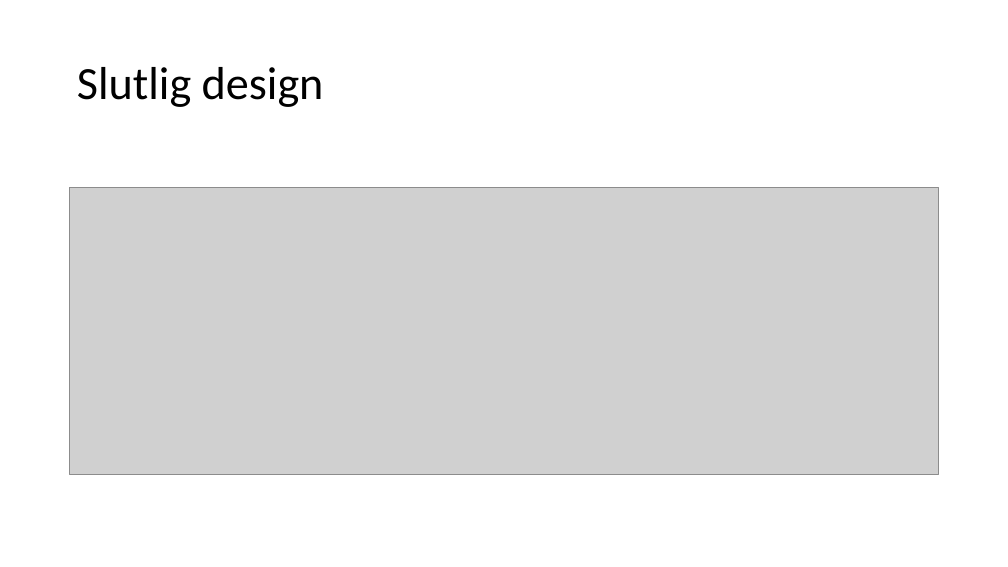
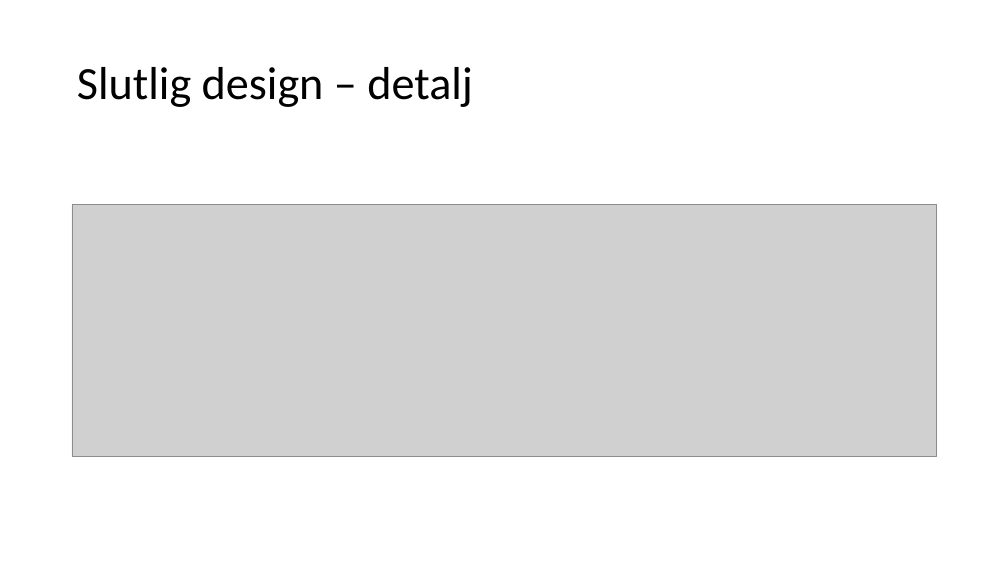
Before and after one commit to hampusidstam/InteGame, a slide deck: slide 4 of docs/Slutredovisning_grp5_v8.pptx. Drawn at 1008x567 pixels with LibreOffice and Linux fonts; fonts in the diff are those of the drawing; grey boxes stand for pictures. Boxes give left, top, right and bottom in pixels: in the first picture for what was removed or moved away, otherwise in the second. Text is boxed around its words. In the diff, an @@ line names an element or a change of style, - is before the commit and + after.

```diff
--- a/docs/Slutredovisning_grp5_v8.pptx
+++ b/docs/Slutredovisning_grp5_v8.pptx
@@ title at bbox=[77, 67, 473, 107]: text changed @@
-Slutlig design
+Slutlig design – detalj
@@ picture: place and size @@
-picture at bbox=[70, 188, 939, 474]
+picture at bbox=[72, 205, 936, 457]
```
Also in this commit, not shown: 19 other slides changed, 2 slides added, 5 slides removed.
